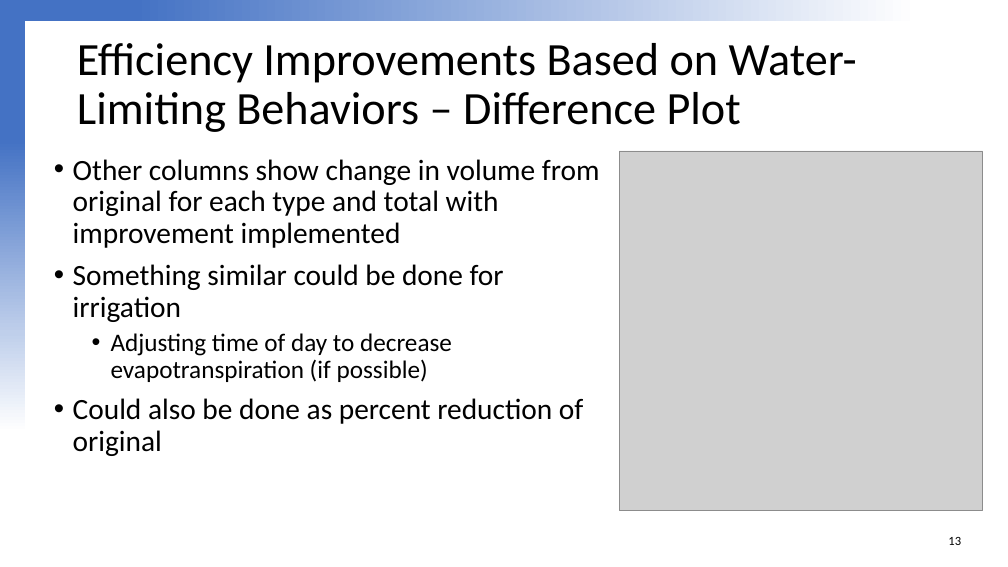
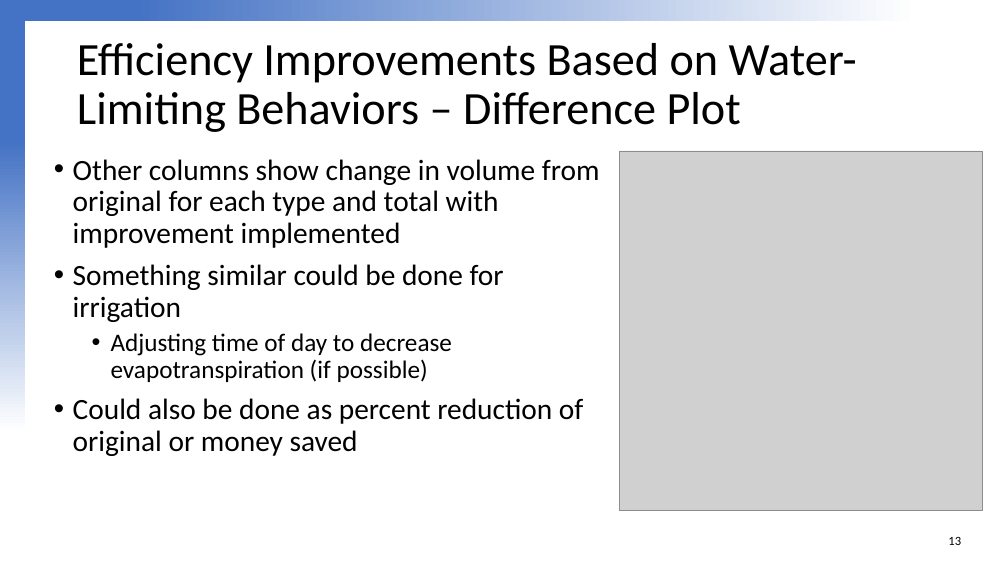
Before and after one commit to jesserowles/Data_Visualization_Challenge_2020, a slide deck: slide 13 of Data Visualization Challenge for Pres 2020 JLR.pptx. Drawn at 1008x567 pixels with LibreOffice and Linux fonts; fonts in the diff are those of the drawing; grey boxes stand for pictures; background and template pictures are left out. Boxes give left, top, right and bottom in pixels: in the first picture for what was removed or moved away, otherwise in the second. Text is boxed around its words. In the diff, an @@ line names an element or a change of style, - is before the commit and + after.

Commit message:
added presentation version of powerpoint (less text)

```diff
--- a/Data Visualization Challenge for Pres 2020 JLR.pptx
+++ b/Data Visualization Challenge for Pres 2020 JLR.pptx
@@ text at <box>73,398,583,456</box>: text changed @@
-• Could also be done as percent reduction of original
+• Could also be done as percent reduction of original or money saved
```
Also in this commit, not shown: 3 other slides changed.
